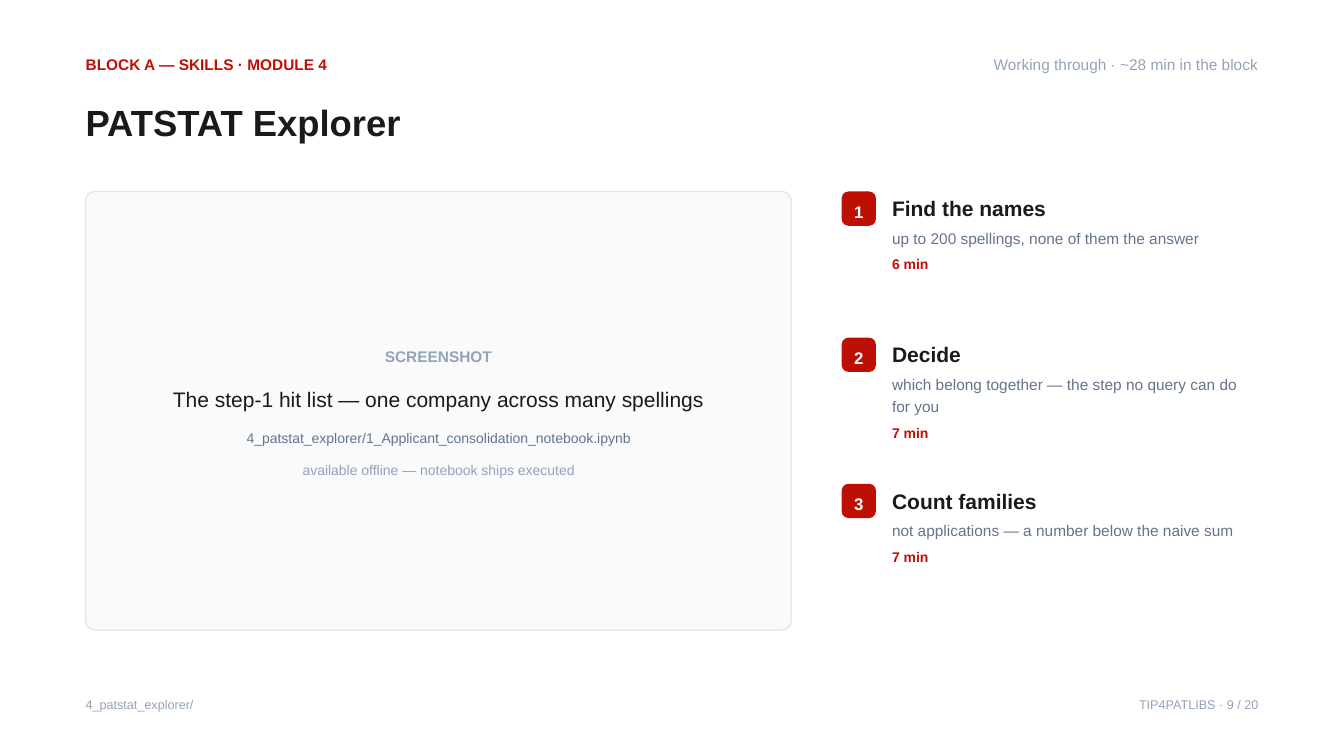
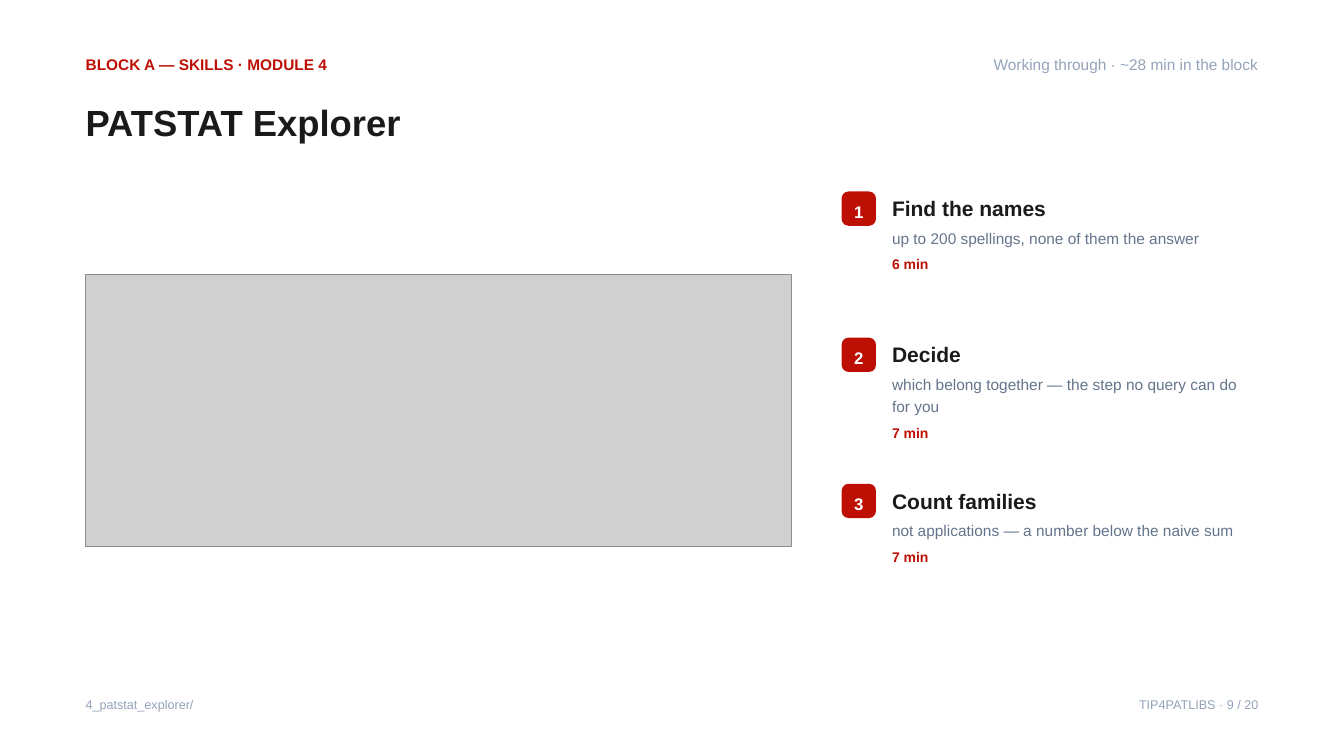
Before and after one commit to mtcberlin/epo-tip4patlibs, a slide deck: slide 9 of 9_documentation/course/TIP4PATLIBS_workshop.pptx. Drawn at 1344x756 pixels with LibreOffice and Linux fonts; fonts in the diff are those of the drawing; grey boxes stand for pictures. Boxes give left, top, right and bottom in pixels: in the first picture for what was removed or moved away, otherwise in the second. Text is boxed around its words. In the diff, an @@ line names an element or a change of style, - is before the commit and + after.

```diff
--- a/9_documentation/course/TIP4PATLIBS_workshop.pptx
+++ b/9_documentation/course/TIP4PATLIBS_workshop.pptx
@@ rounded rectangle removed at [86,192,791,630] @@
-SCREENSHOT
-The step-1 hit list — one company across many spellings
-4_patstat_explorer/1_Applicant_consolidation_notebook.ipynb
-available offline — notebook ships executed
@@ picture added at [86,274,791,546] @@
```
Also in this commit, not shown: 2 other slides changed, 6 other files.
